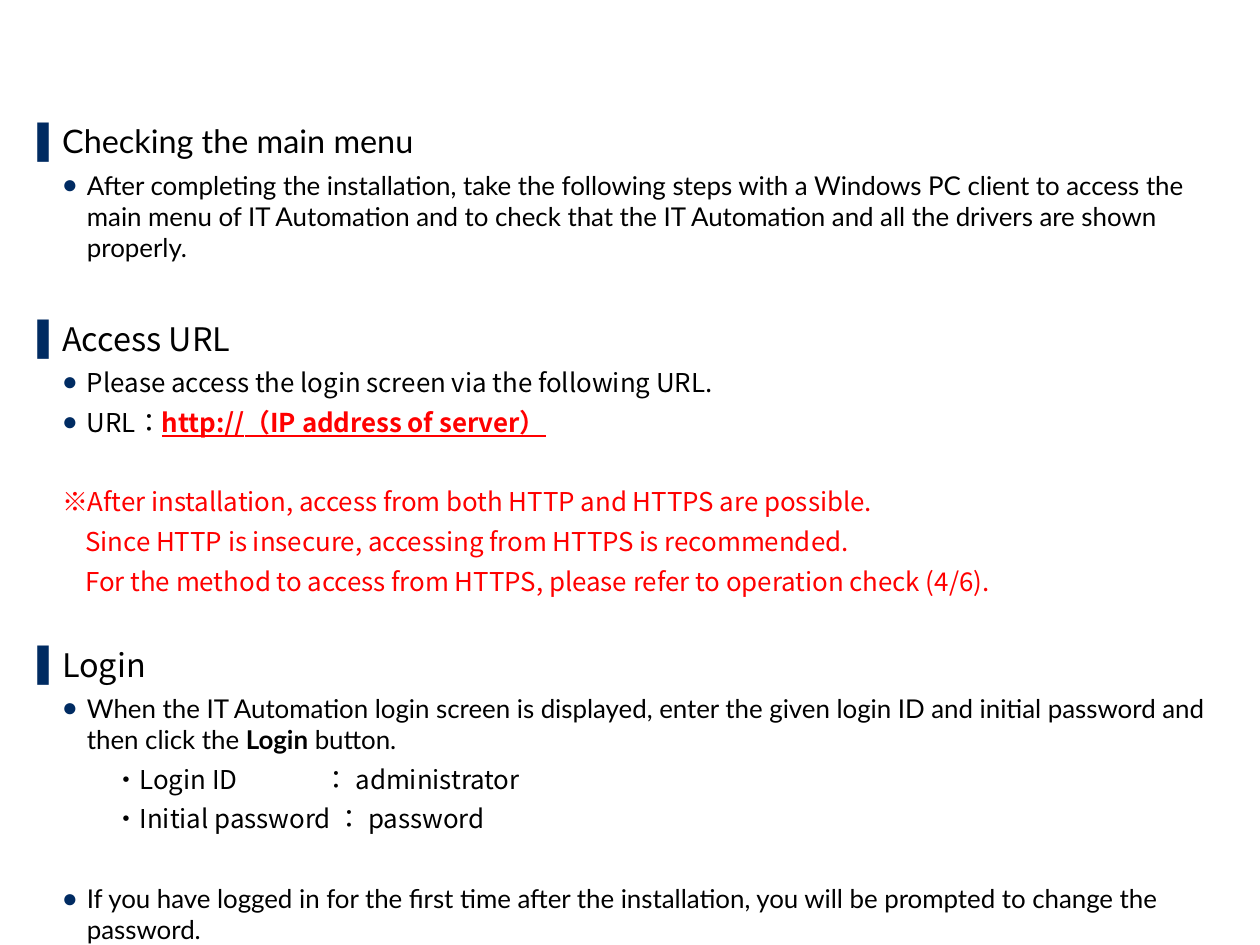
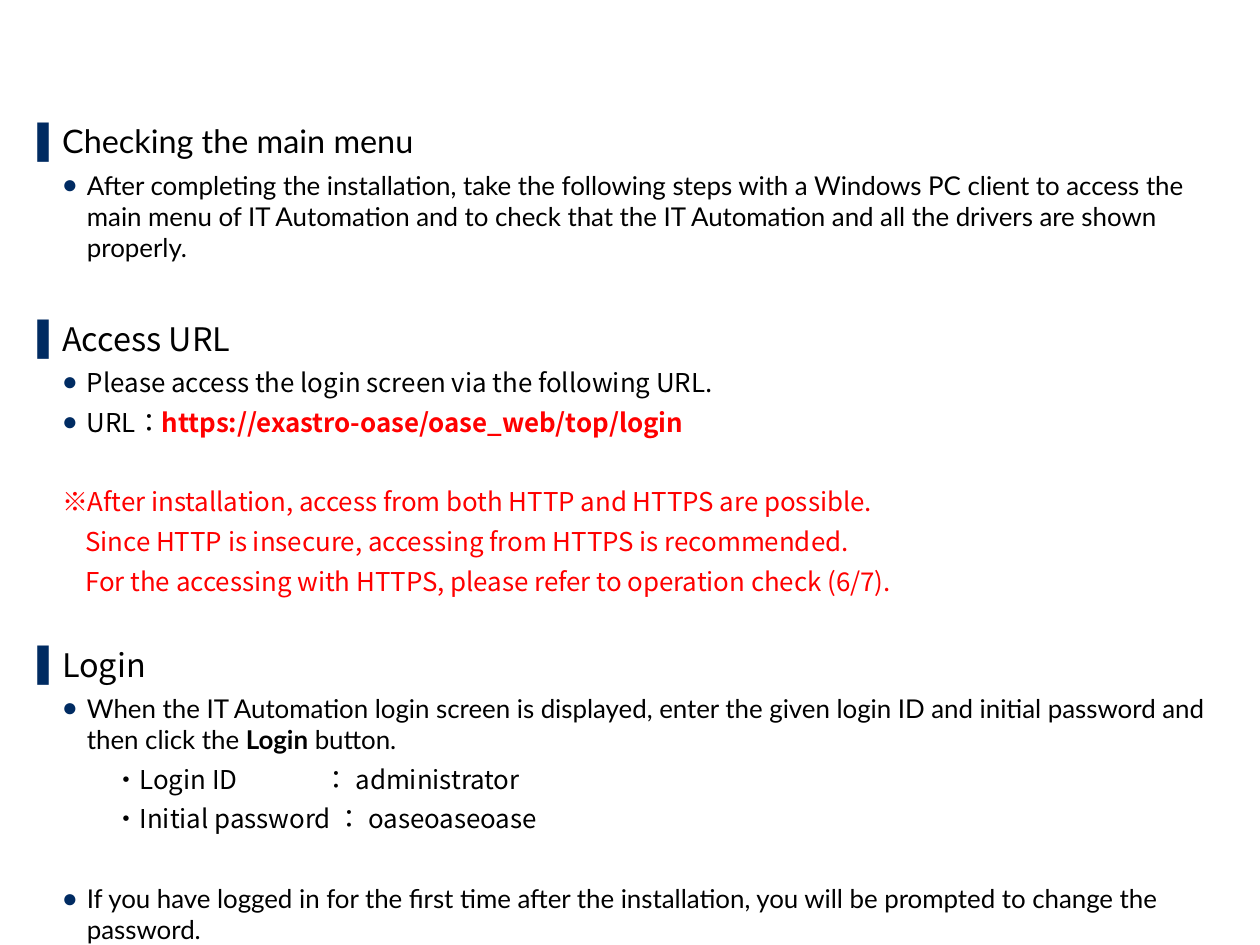
Before and after one commit to exastro-suite/it-automation-docs, a slide deck: slide 28 of asset/Learn/ITA-offline-install.pptx (slide 23 before the commit). Drawn at 1260x945 pixels with LibreOffice and Linux fonts; fonts in the diff are those of the drawing; background and template pictures are left out. Boxes give left, top, right and bottom in pixels: in the first picture for what was removed or moved away, otherwise in the second. Text is boxed around its words. In the diff, an @@ line names an element or a change of style, - is before the commit and + after.

```diff
--- a/asset/Learn/ITA-offline-install.pptx
+++ b/asset/Learn/ITA-offline-install.pptx
@@ text at [87, 411, 683, 438]: text changed @@
-  ● URL：http://（IP address of server）
+  ● URL：https://exastro-oase/oase_web/top/login
@@ text at [85, 570, 890, 597]: text changed @@
-  For the method to access from HTTPS, please refer to operation check (4/6).
+  For the accessing with HTTPS, please refer to operation check (6/7).
@@ text at [114, 807, 537, 834]: text changed @@
-  ・Initial password ： password
+  ・Initial password ： oaseoaseoase
```
Also in this commit, not shown: 15 other slides changed, 10 slides added, 5 slides removed, 7 other files.
